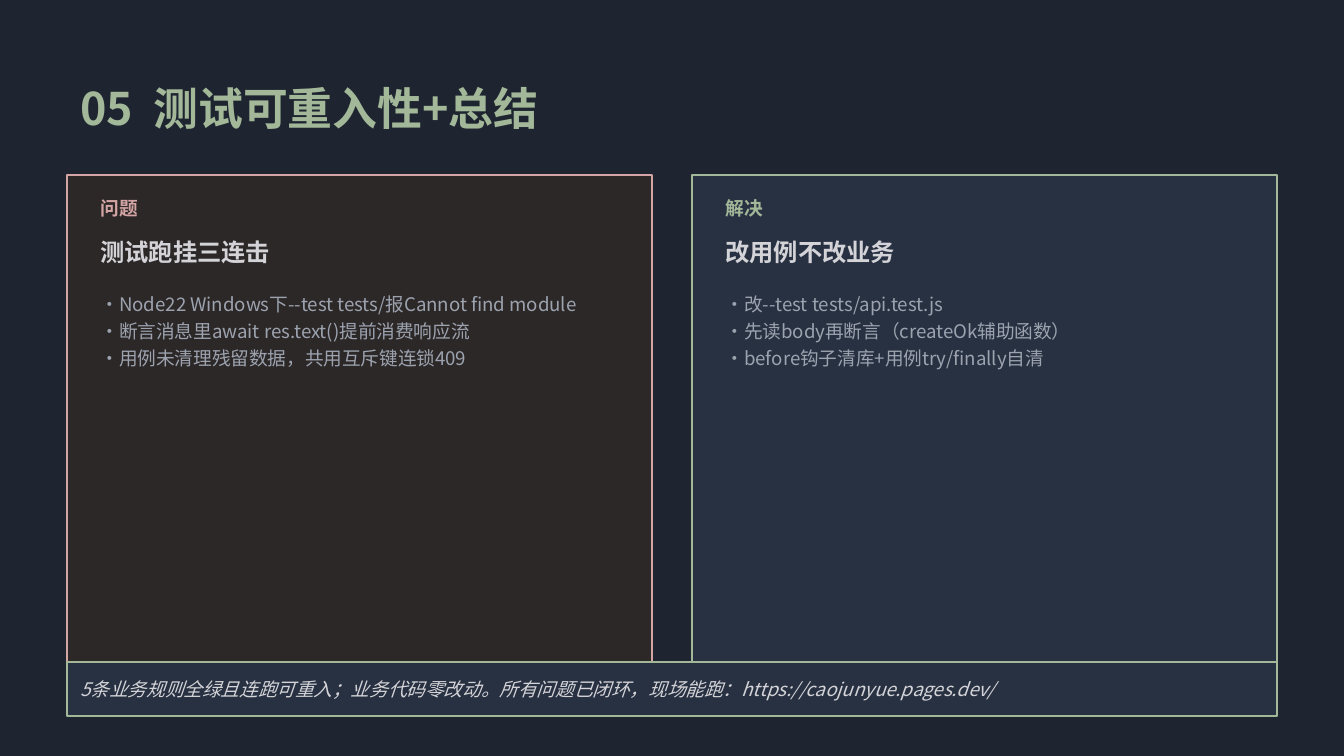
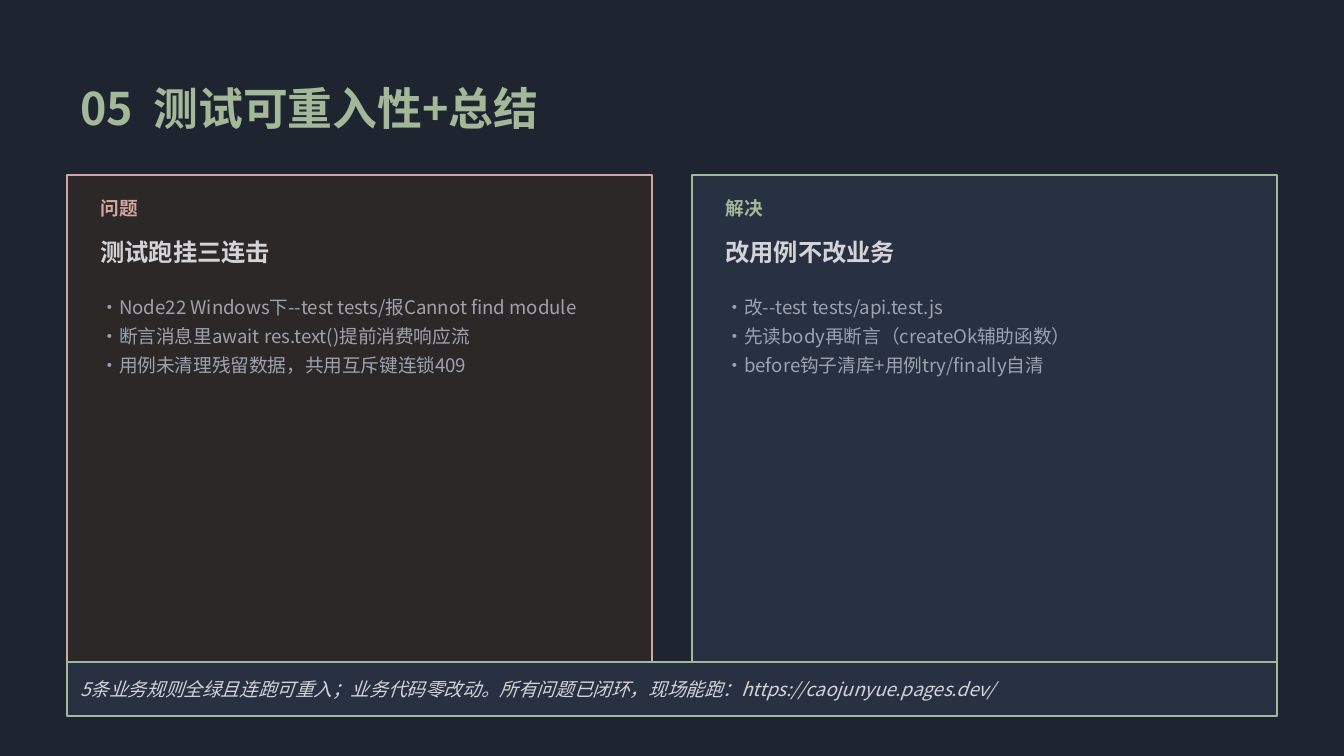
Before and after one commit to yoshino449/caojunyue, a slide deck: slide 6 of docs/路演PPT.pptx. Drawn at 1344x756 pixels with LibreOffice and Linux fonts; fonts in the diff are those of the drawing. Boxes give left, top, right and bottom in pixels: in the first picture for what was removed or moved away, otherwise in the second. Text is boxed around its words. In the diff, an @@ line names an element or a change of style, - is before the commit and + after.

```diff
--- a/docs/路演PPT.pptx
+++ b/docs/路演PPT.pptx
@@ text "•Node22 Windows下--test tests/报Cannot find module" at (101, 298, 577, 374): line spacing 1.2 to 1.3 @@
@@ text "•改--test tests/api.test.js" at (726, 298, 1071, 376): line spacing 1.2 to 1.3 @@
```
Also in this commit, not shown: 4 other slides changed, 1 other file.
